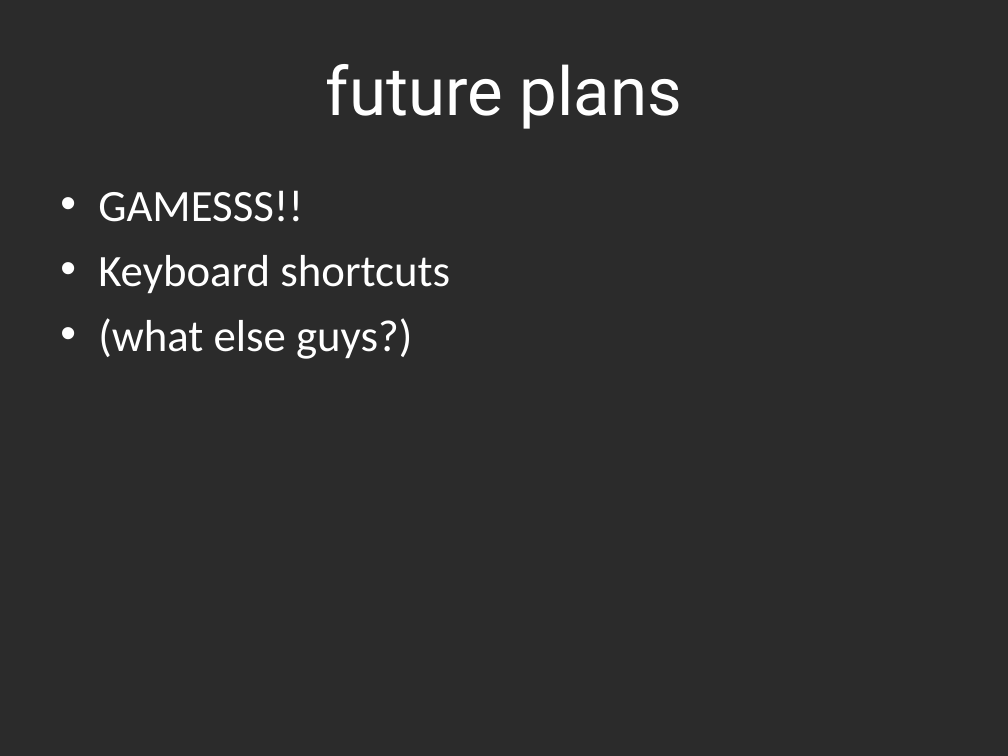
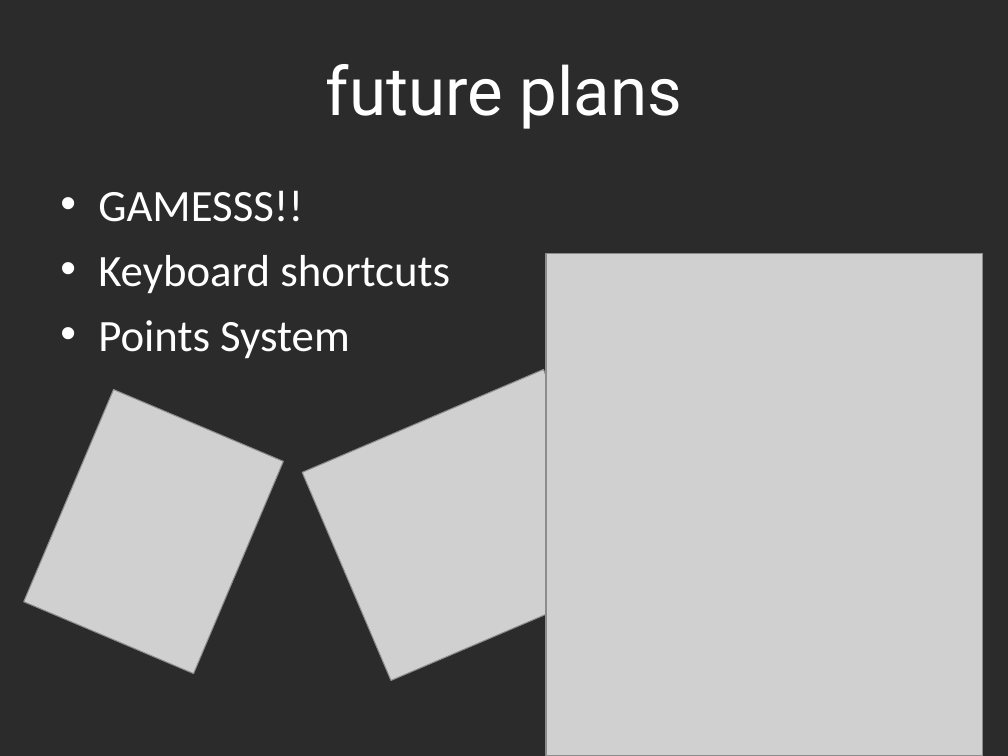
Before and after one commit to charlesmadere/Jiminy-Cricket, a slide deck: slide 6 of documents/Final Presentation.ppt. Drawn at 1008x756 pixels with LibreOffice and Linux fonts; fonts in the diff are those of the drawing; grey boxes stand for pictures; background and template pictures are left out; a plain dark background stands for a picture behind light text. Boxes give left, top, right and bottom in pixels: in the first picture for what was removed or moved away, otherwise in the second. Text is boxed around its words. In the diff, an @@ line names an element or a change of style, - is before the commit and + after.

Commit message:
finished final touches on powerpoint and documentation(my end atleast)

```diff
--- a/documents/Final Presentation.ppt
+++ b/documents/Final Presentation.ppt
@@ picture added at (546, 254, 983, 756) @@
@@ text at (98, 320, 350, 359): text changed @@
-• (what else guys?)
+• Points System
@@ picture added at (302, 370, 632, 680) @@
@@ picture added at (24, 390, 284, 674) @@
```
Also in this commit, not shown: 3 other files.
